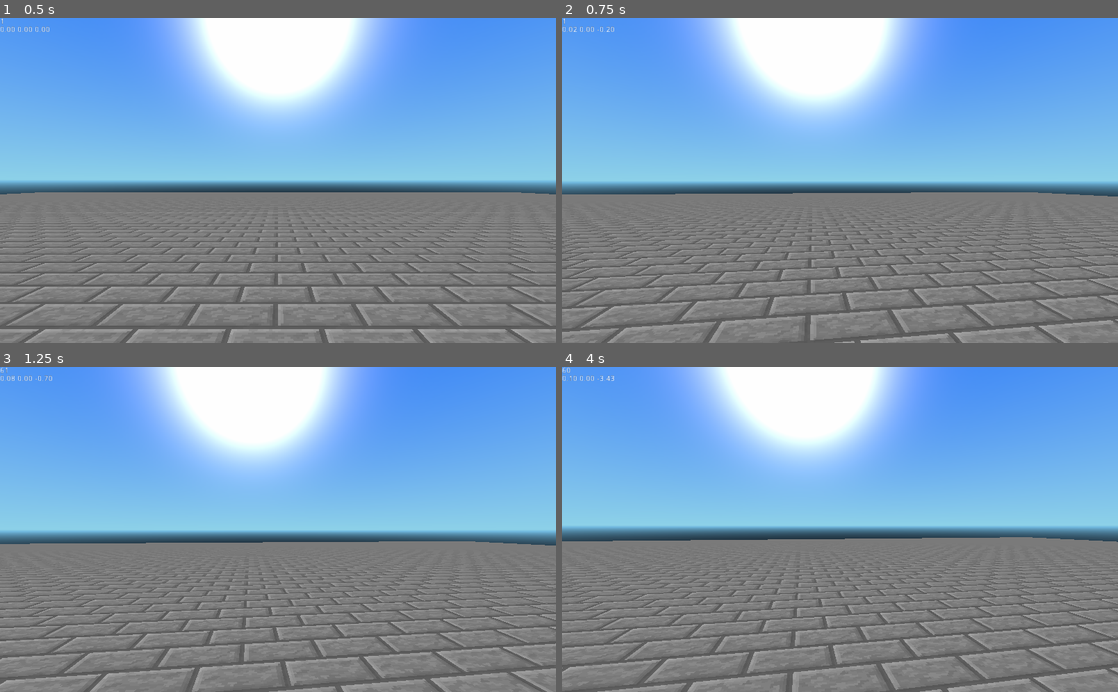
Above: before the commit, frames 1-4 (two rows, left to right).
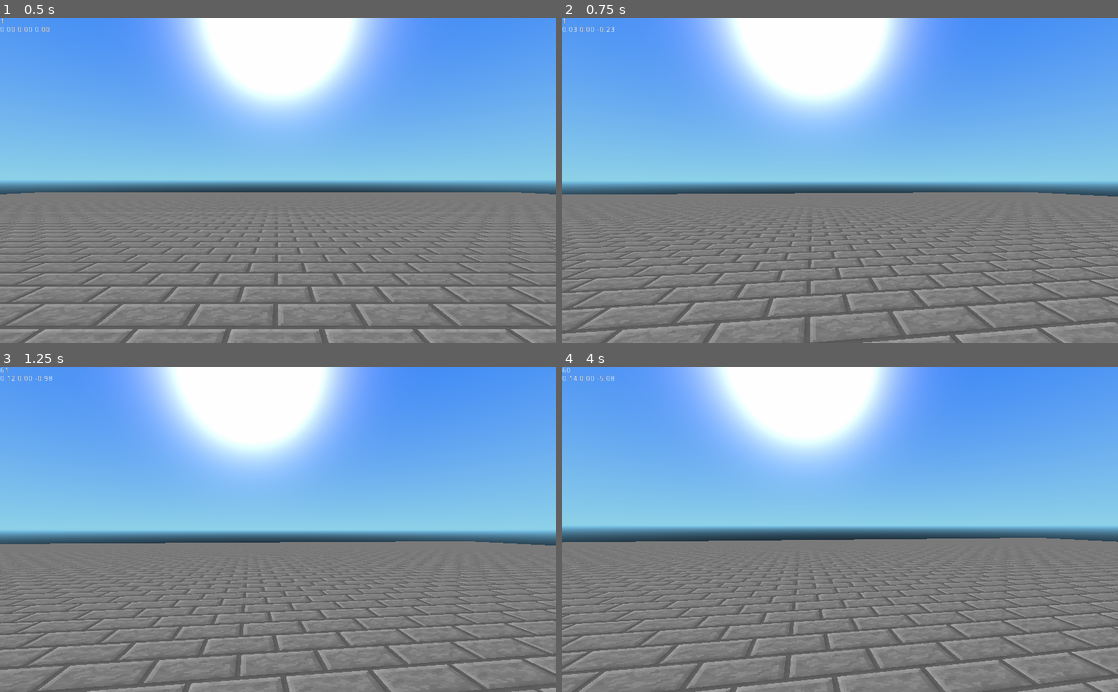
Above: after the commit, the same moments.

Repository: ewewukek/godot-fps
Game: Godot game, scene res://Main.tscn
Two runs of this game, one before a commit and one after it. Both use one fixed random seed, a clock stepped at 60 frames per second and the inputs below.
Inputs (mouse positions are in pixels of both pictures, inside the frame that each line leads up to):
- Up to frame 1 (0.5 s): no input
- Up to frame 2 (0.75 s): tap Enter at 0.5 s; move the mouse to (867, 180) at 0.52 s; hold W (move_forward) from 0.53 s (still down)
- Up to frame 3 (1.25 s): keep holding W (move_forward)
- Up to frame 4 (4 s): keep holding W (move_forward); move the mouse to (812, 529) at 1.27 s; move the mouse to (851, 523) at 2.02 s; move the mouse to (834, 536) at 2.77 s; move the mouse to (878, 532) at 3.52 s

Frame 1 is identical in both runs. In frame 2, 3.7% of the frame differs, in the area x 0-100%, y 2-100%; in frame 3, 14%; in frame 4, 17%.

Commit message:
basic walking

Diff:
--- a/Player.gd
+++ b/Player.gd
@@ -1,31 +1,55 @@
 extends KinematicBody
 
+const WALK_SPEED = 1.6
+const WALK_ACCELERATION = WALK_SPEED * 9.0
+const WALK_DECELERATION = WALK_SPEED * 9.0
+const RUN_SPEED = 3.7
+const SPRINT_SPEED = 6.5
+
+var velocity
+
 var MOUSE_SENSITIVITY = deg2rad(0.12)
-var CAMERA_PITCH_LIMIT = deg2rad(90)
+var CAMERA_PITCH_LIMIT = deg2rad(90.0)
 
 var camera
 var neck
 
 func _ready():
+	velocity = Vector3(0.0, 0.0, 0.0)
 	neck = $Neck
 	camera = $Neck/Camera
 
 func _physics_process(delta):
-	var input_move = Vector3()
+	var direction = Vector3()
 
 	if Input.is_action_pressed("move_forward"):
-		input_move.z -= 1.0
+		direction.z -= 1.0
 	if Input.is_action_pressed("move_backward"):
-		input_move.z += 1.0
+		direction.z += 1.0
 	if Input.is_action_pressed("move_left"):
-		input_move.x -= 1.0
+		direction.x -= 1.0
 	if Input.is_action_pressed("move_right"):
-		input_move.x += 1.0
+		direction.x += 1.0
 
-	if input_move.length() > 0:
-		input_move = input_move.normalized()
-		var velocity = global_transform.basis * input_move
-		move_and_slide(velocity, Vector3(0, 1, 0), 0.05, 2, deg2rad(45))
+	var acceleration = delta * WALK_ACCELERATION
+	var deceleration = delta * WALK_DECELERATION
+	var max_velocity = WALK_SPEED
+
+	if direction.x != 0 or direction.z != 0:
+		direction = global_transform.basis * direction.normalized()
+		velocity += acceleration * direction
+		var speed = Vector2(velocity.x, velocity.z).length()
+		if speed > max_velocity:
+			velocity -= (speed - max_velocity) * velocity
+	else:
+		var speed = Vector2(velocity.x, velocity.z).length()
+		if speed > deceleration:
+			velocity -= deceleration * velocity
+		else:
+			velocity.x = 0
+			velocity.z = 0
+
+	move_and_slide(velocity, Vector3(0, 1, 0), 0.05, 4, deg2rad(45))
 
 func _input(event):
 	if event is InputEventMouseMotion and Input.get_mouse_mode() == Input.MOUSE_MODE_CAPTURED:
